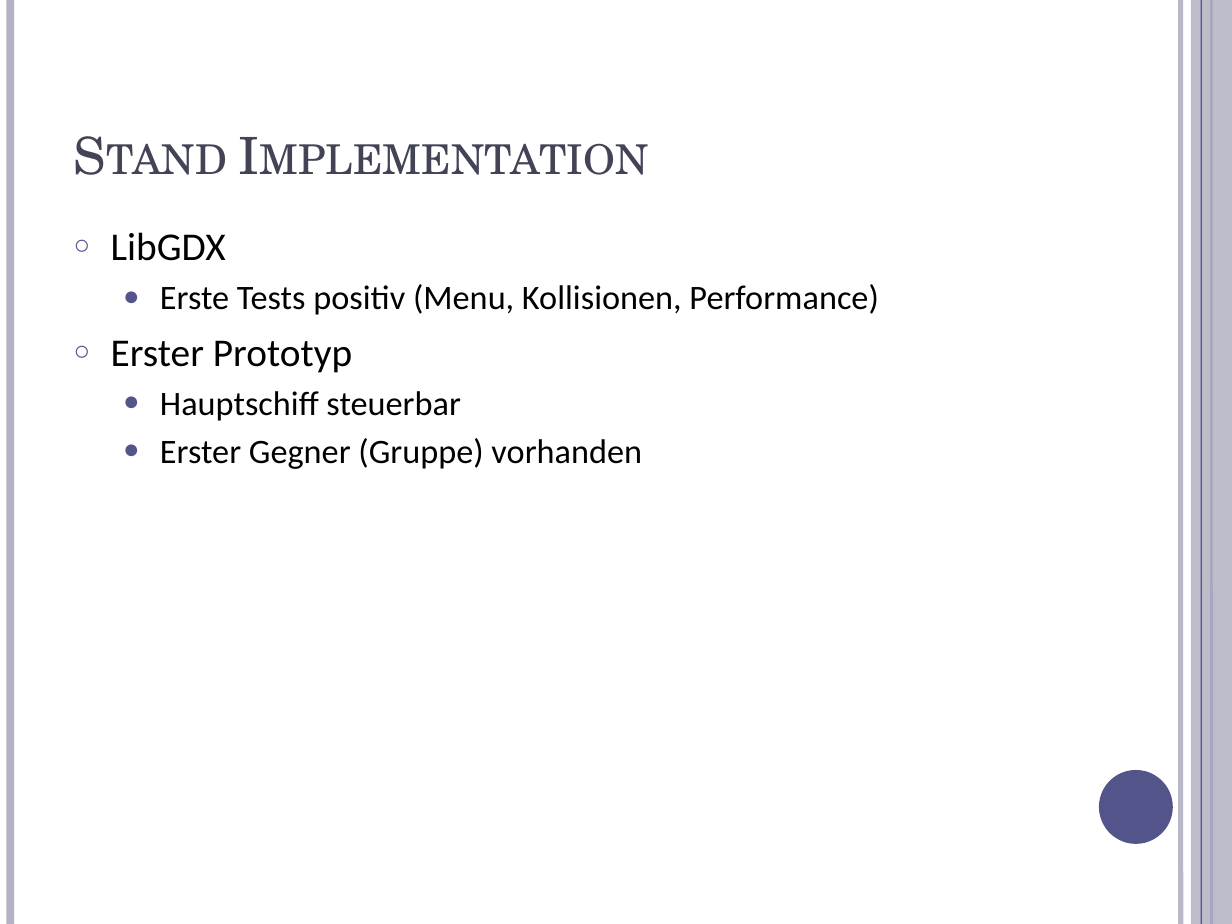
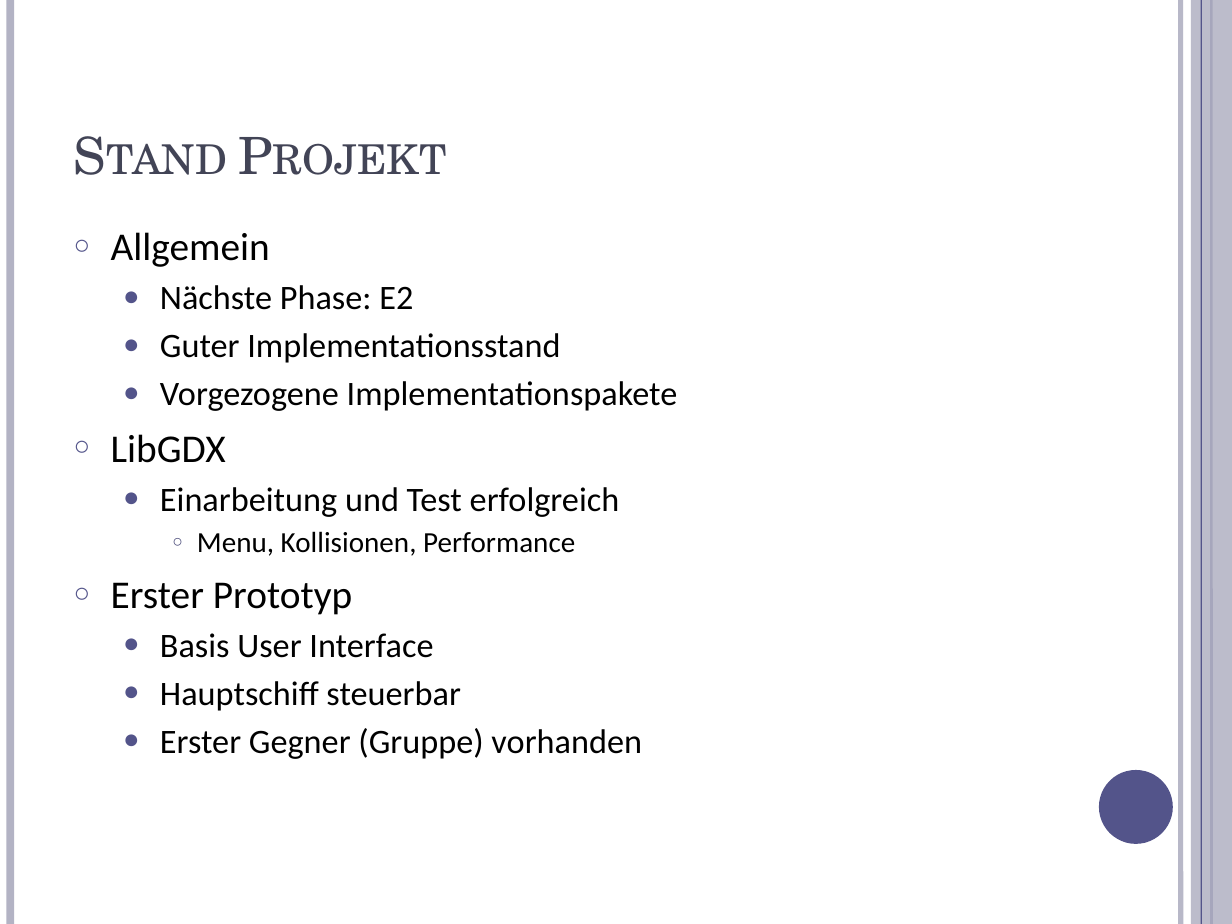
Before and after one commit to stoeffel/SEPS-GRP1, a slide deck: slide 3 of documentation/presentation/Analyse/Analyse.pptx (slide 4 before the commit). Drawn at 1232x924 pixels with LibreOffice and Linux fonts; fonts in the diff are those of the drawing. Boxes give left, top, right and bottom in pixels: in the first picture for what was removed or moved away, otherwise in the second. Text is boxed around its words. In the diff, an @@ line names an element or a change of style, - is before the commit and + after.

```diff
--- a/documentation/presentation/Analyse/Analyse.pptx
+++ b/documentation/presentation/Analyse/Analyse.pptx
@@ title at (x1=62, y1=37, x2=1068, y2=191): text changed @@
-Stand Implementation
+Stand Projekt
@@ text at (x1=111, y1=232, x2=678, y2=411): paragraphs added @@
+○ Allgemein
+  ● Nächste Phase: E2
+  ● Guter Implementationsstand
+  ● Vorgezogene Implementationspakete
@@ text at (x1=160, y1=487, x2=620, y2=556): text changed @@
-  ● Erste Tests positiv (Menu, Kollisionen, Performance)
+  ● Einarbeitung und Test erfolgreich
+    ○ Menu, Kollisionen, Performance
@@ text at (x1=160, y1=633, x2=433, y2=658): paragraph added @@
+  ● Basis User Interface
```
Also in this commit, not shown: 5 other slides changed, 1 slide removed, 2 other files.
